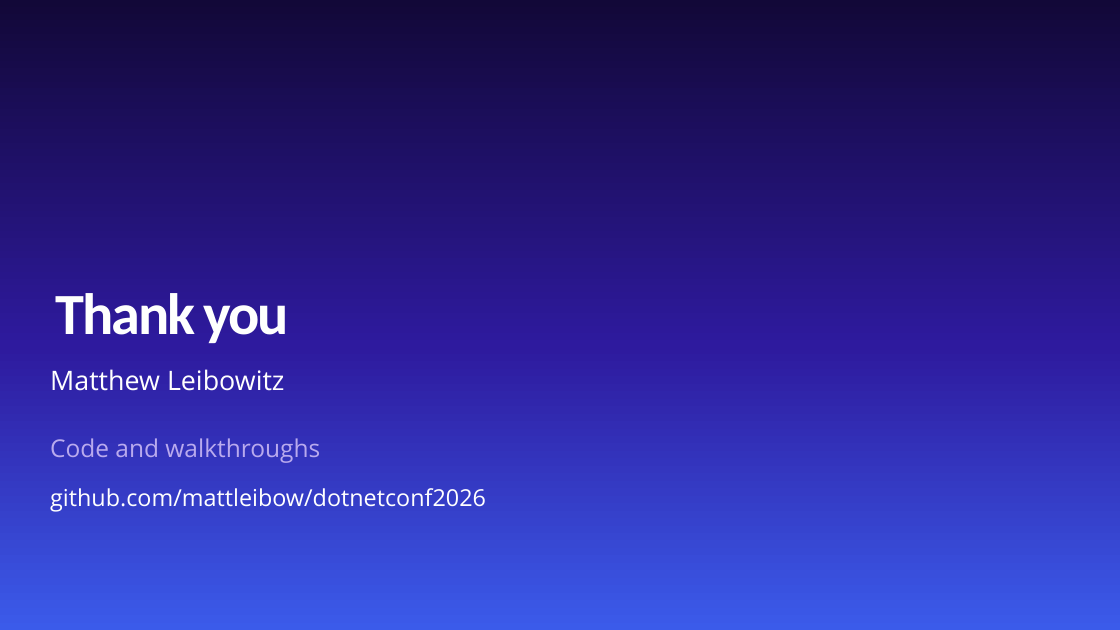
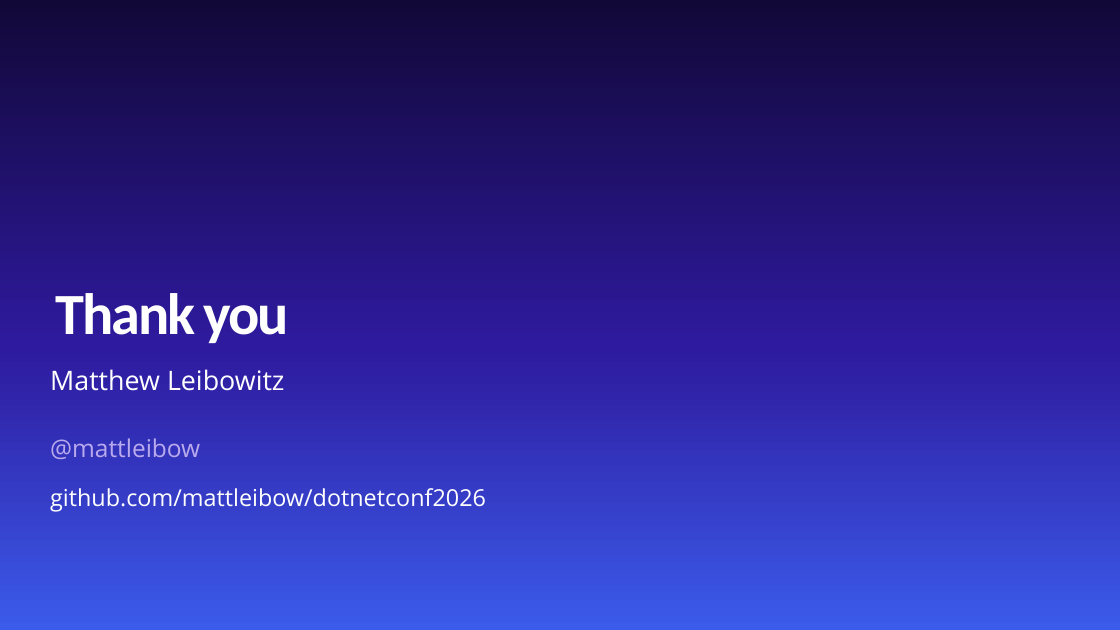
Before and after one commit to mattleibow/dotnetconf2026, a slide deck: slide 41 of slides.pptx. Drawn at 1120x630 pixels with LibreOffice and Linux fonts; fonts in the diff are those of the drawing; background and template pictures are left out. Boxes give left, top, right and bottom in pixels: in the first picture for what was removed or moved away, otherwise in the second. Text is boxed around its words. In the diff, an @@ line names an element or a change of style, - is before the commit and + after.

```diff
--- a/slides.pptx
+++ b/slides.pptx
@@ text at <box>50,438,200,459</box>: text changed @@
-Code and walkthroughs
+@mattleibow
```
Also in this commit, not shown: 5 other slides changed, 2 slides added, 2 slides removed.
